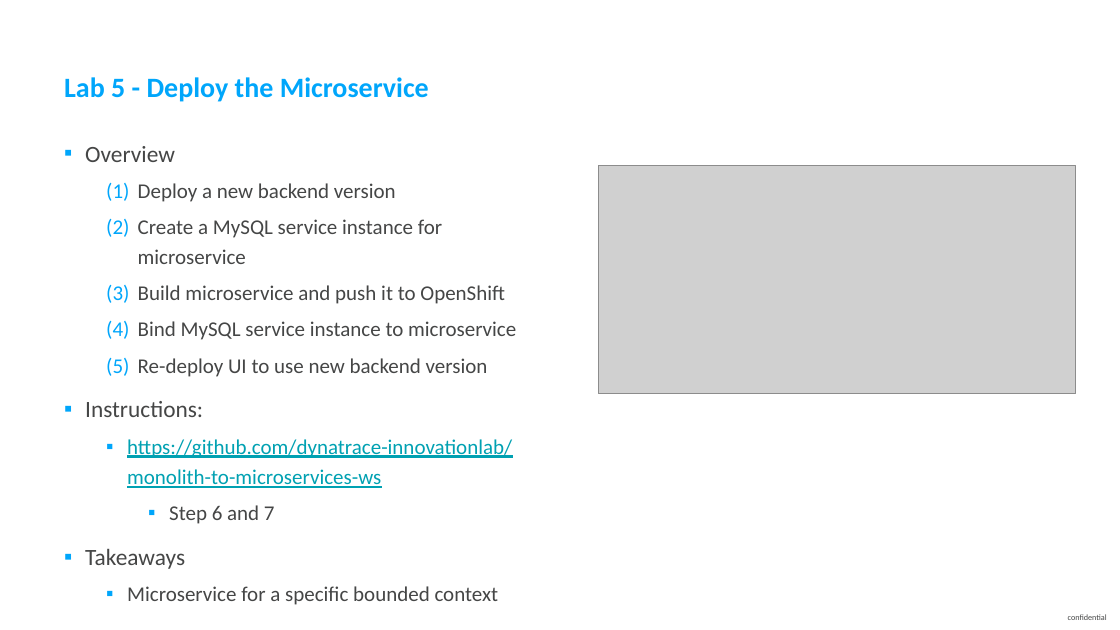
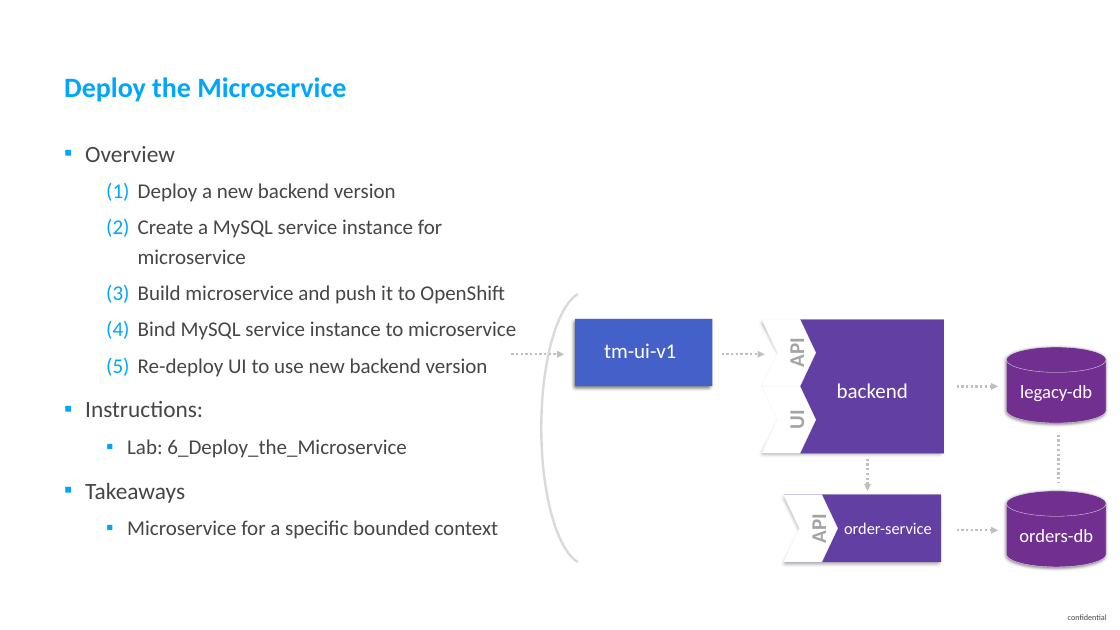
Before and after one commit to thiagobien/ACL, a slide deck: slide 20 of workshop/03_Monolith_to_Microservices/Monolith_to_Microservices.pptx. Drawn at 1120x630 pixels with LibreOffice and Linux fonts; fonts in the diff are those of the drawing; grey boxes stand for pictures. Boxes give left, top, right and bottom in pixels: in the first picture for what was removed or moved away, otherwise in the second. Text is boxed around its words. In the diff, an @@ line names an element or a change of style, - is before the commit and + after.

```diff
--- a/workshop/03_Monolith_to_Microservices/Monolith_to_Microservices.pptx
+++ b/workshop/03_Monolith_to_Microservices/Monolith_to_Microservices.pptx
@@ title at <box>64,77,346,102</box>: text changed @@
-Lab 5 - Deploy the Microservice
+Deploy the Microservice
@@ picture removed at <box>598,166,1076,394</box> @@
@@ freeform shape added at <box>541,294,577,562</box>, outline #D9D9D9 2 pt @@
@@ rectangle added at <box>575,319,712,386</box>, fill #4361C8 @@
@@ freeform shape added at <box>762,319,944,453</box>, fill #6240A3, outline #6240A3 0.25 pt @@
@@ chevron added at <box>762,319,817,386</box>, fill #FFFFFF, outline #F2F2F2 0.25 pt @@
@@ arrow added from (512, 355) to (565, 355), #BFBFBF 2 pt dashed @@
@@ text added at <box>604,343,676,358</box>, 18 pt, text #FFFFFF @@
+tm-ui-v1
@@ arrow added from (722, 355) to (765, 355), #BFBFBF 2 pt dashed @@
@@ text added at <box>784,340,810,367</box>, 18 pt, text #A2A3A3, bold @@
+API
@@ cylinder added at <box>1007,347,1107,423</box>, fill #712F90, outline #F2F2F2 0.25 pt, 16 pt, text #FFFFFF @@
+legacy-db
@@ chevron added at <box>762,386,817,454</box>, fill #FFFFFF, outline #F2F2F2 0.25 pt @@
@@ text added at <box>837,383,908,398</box>, 18 pt, text #FFFFFF @@
+backend
@@ arrow added from (957, 386) to (998, 386), #BFBFBF 2 pt dashed @@
@@ text added at <box>784,411,810,428</box>, 18 pt, text #A2A3A3, bold @@
+UI
@@ text at <box>127,439,406,458</box>: text changed; text colour #00A1B2 to #454646 @@
-  ▪ https://github.com/dynatrace-innovationlab/monolith-to-microservices-ws
-    ▪ Step 6 and 7
+  ▪ Lab: 6_Deploy_the_Microservice
@@ line added from (1059, 435) to (1059, 483), #BFBFBF 2 pt dashed @@
@@ arrow added from (868, 459) to (868, 491), #BFBFBF 2 pt dashed @@
@@ freeform shape added at <box>784,495,941,562</box>, fill #6240A3, outline #6240A3 0.25 pt @@
@@ chevron added at <box>784,495,839,562</box>, fill #FFFFFF, outline #F2F2F2 0.25 pt @@
@@ cylinder added at <box>1007,491,1107,567</box>, fill #712F90, outline #F2F2F2 0.25 pt, 16 pt, text #FFFFFF @@
+orders-db
@@ text added at <box>806,516,832,543</box>, 18 pt, text #A2A3A3, bold @@
+API
@@ text added at <box>844,522,932,534</box>, 14 pt, text #FFFFFF @@
+order-service
@@ arrow added from (957, 530) to (998, 530), #BFBFBF 2 pt dashed @@
```
Also in this commit, not shown: 6 other slides changed, 1 other file.
